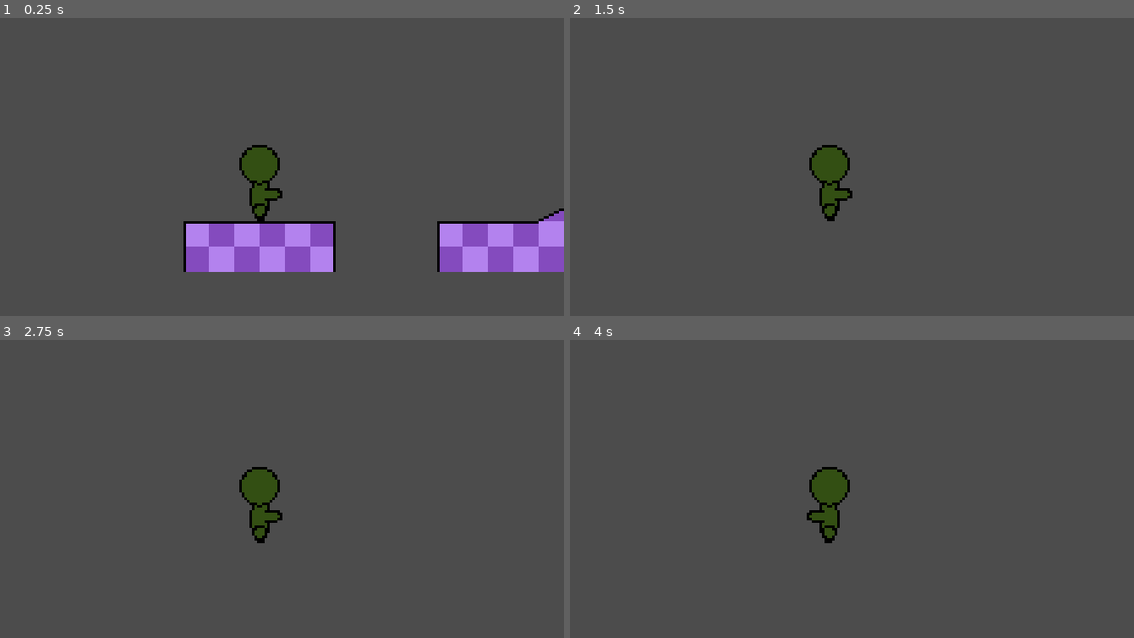
Above: before the commit, frames 1-4 (two rows, left to right).
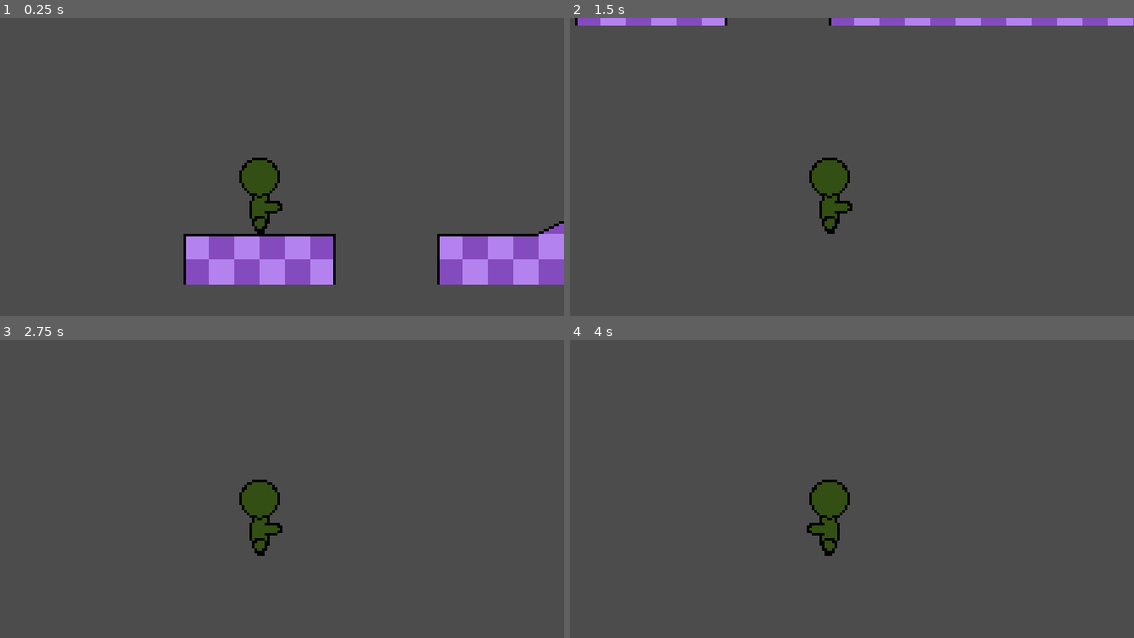
Above: after the commit, the same moments.

Repository: kurantoB/KinematicallyReinterpretedImplementationNeedingGodotEngine
Game: Godot game, scene res://Scenes/SandboxScene.tscn
The game is run twice, just before and just after one commit, with the same random seed, the same clock (stepped at 60 frames per second) and the same inputs.
Inputs:
- Up to frame 1 (0.25 s): no input
- Up to frame 2 (1.5 s): tap Enter (gba_start) at 0.5 s; hold Right (ui_right) 0.53-1.28 s; tap Z (gba_a) at 0.6 s; hold Down (ui_down) from 1.28 s (still down); tap X (gba_b) at 1.35 s
- Up to frame 3 (2.75 s): tap Enter (gba_start) at 2 s; release Down (ui_down) at 2.03 s; hold Right (ui_right) from 2.03 s (still down); tap Backspace (gba_select) at 2.1 s
- Up to frame 4 (4 s): tap Enter (gba_start) at 2.75, 2.85, 3.5 s; release Right (ui_right) at 2.78 s; hold Up (ui_up) 2.78-3.53 s; hold Left (ui_left) from 3.53 s (still down); tap Z (gba_a) at 3.6 s

The runs differ from the first frame. In frame 1, 7.7% of the frame differs, in the area x 32-100%, y 42-90%; in frame 2, 3.1%; in frame 3, 1.1%; in frame 4, 1.1%.

Commit message:
cam realignment

Diff:
--- a/Scenes/SandboxScene.tscn
+++ b/Scenes/SandboxScene.tscn
@@ -12,9 +12,10 @@
 tile_set = ExtResource( 1 )
 cell_size = Vector2( 20, 20 )
 format = 1
-tile_data = PoolIntArray( -458740, 22, 0, -458738, 22, 0, -327668, 19, 0, -327667, 20, 0, -327666, 21, 0, -196598, 9, 0, -196597, 10, 0, -196596, 1, 0, -196595, 2, 0, -131063, 15, 0, -131062, 4, 0, -131 …(355 unchanged characters)…
+tile_data = PoolIntArray( -458740, 22, 0, -458738, 22, 0, -327668, 19, 0, -327667, 20, 0, -327666, 21, 0, -262126, 0, 0, -262125, 2, 0, -196598, 9, 0, -196597, 10, 0, -196596, 1, 0, -196595, 2, 0, -196590, 6, 0, -196589, 8, 0, -131063, 15, 0, -131062, 4, 0, -131 …(355 unchanged characters)…
 
 [node name="Player" parent="." instance=ExtResource( 6 )]
 position = Vector2( 30, -10 )
 
 [node name="Camera2D" type="Camera2D" parent="Player"]
+offset = Vector2( 0, -15 )
--- a/Scripts/GameScene.gd
+++ b/Scripts/GameScene.gd
@@ -85,7 +85,10 @@
 			player.actions[Constants.ActionType.MOVE] = true
 			new_player_move_status = Constants.UnitMovingStatus.MOVING
 		# set facing
-		player.facing = dir_input
+		if dir_input == Constants.PlayerInput.LEFT:
+			player.facing = Constants.DIRECTION.LEFT
+		elif dir_input == Constants.PlayerInput.RIGHT:
+			player.facing = Constants.DIRECTION.RIGHT
 
 	if not input_table[Constants.PlayerInput.LEFT] and not input_table[Constants.PlayerInput.RIGHT]:
 		new_player_move_status = Constants.UnitMovingStatus.IDLE
--- a/Scripts/Unit.gd
+++ b/Scripts/Unit.gd
@@ -14,7 +14,7 @@
 
 var actions = {}
 var unit_conditions = {}
-var facing : int = Constants.PlayerInput.RIGHT
+var facing : int = Constants.DIRECTION.RIGHT
 var current_action_time_elapsed : float = 0
 var just_jumped : bool = false
 var unit_condition_timers = {}
@@ -92,7 +92,7 @@
 	# if move status is not idle
 	else:
 		# if is facing-aligned
-		if (h_speed <= 0 and facing == Constants.PlayerInput.LEFT) or (h_speed >= 0 and facing == Constants.PlayerInput.RIGHT):
+		if (h_speed <= 0 and facing == Constants.DIRECTION.LEFT) or (h_speed >= 0 and facing == Constants.DIRECTION.RIGHT):
 			# speed up
 			magnitude = min(Constants.MOVE_SPEEDS[unit_type], magnitude + Constants.ACCELERATION * delta)
 		# if is not facing-aligned
@@ -113,7 +113,7 @@
 			elif h_speed < 0:
 				h_speed = -1 * Constants.QUANTUM_DIST
 			else:
-				if facing == Constants.PlayerInput.RIGHT:
+				if facing == Constants.DIRECTION.RIGHT:
 					h_speed = Constants.QUANTUM_DIST
 				else:
 					h_speed = -1 * Constants.QUANTUM_DIST
@@ -129,7 +129,7 @@
 			elif h_speed < 0:
 				h_speed = -1 * magnitude
 			else:
-				if facing == Constants.PlayerInput.RIGHT:
+				if facing == Constants.DIRECTION.RIGHT:
 					h_speed = magnitude
 				else:
 					h_speed = -1 * magnitude
@@ -160,7 +160,7 @@
 		current_sprite.visible = true
 		if (Constants.UnitSprites[unit_type][sprite_class][0]):
 			current_sprite.play()
-	if facing == Constants.PlayerInput.LEFT:
+	if facing == Constants.DIRECTION.LEFT:
 		current_sprite.scale.x = -1
 	else:
 		current_sprite.scale.x = 1
--- a/Units/Player.tscn
+++ b/Units/Player.tscn
@@ -5,8 +5,6 @@
 
 [node name="Player" type="Node2D"]
 script = ExtResource( 1 )
-
-[node name="Camera2D" type="Camera2D" parent="."]
 
 [node name="Idle" type="Sprite" parent="."]
 texture = ExtResource( 2 )
